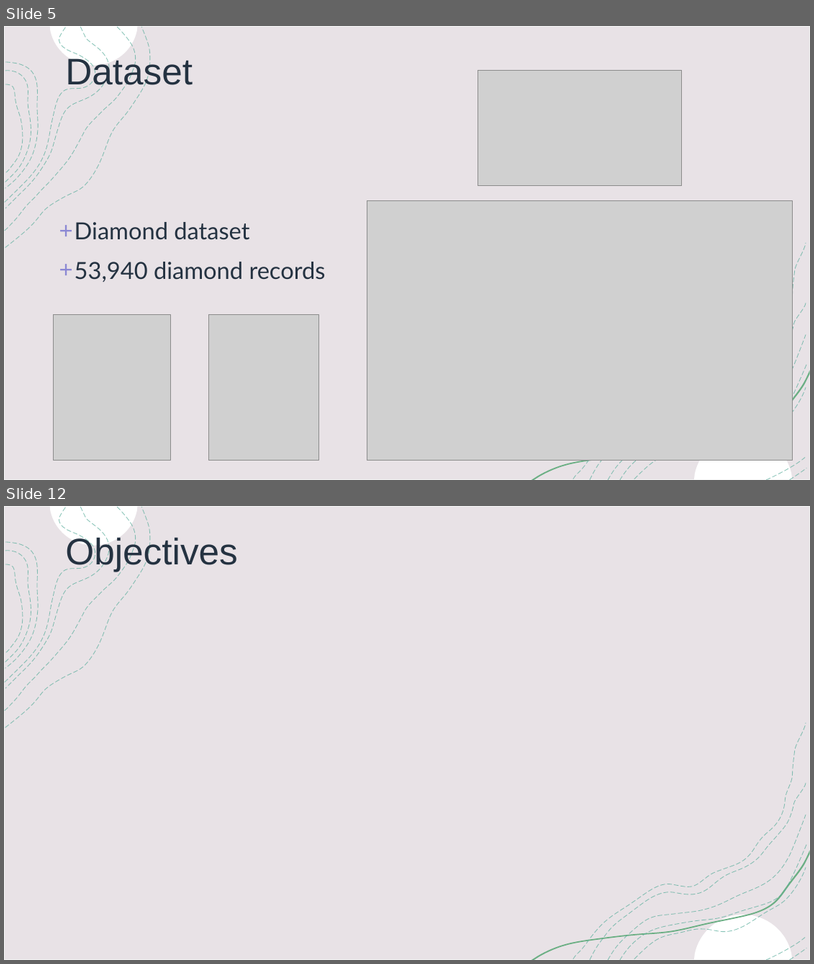
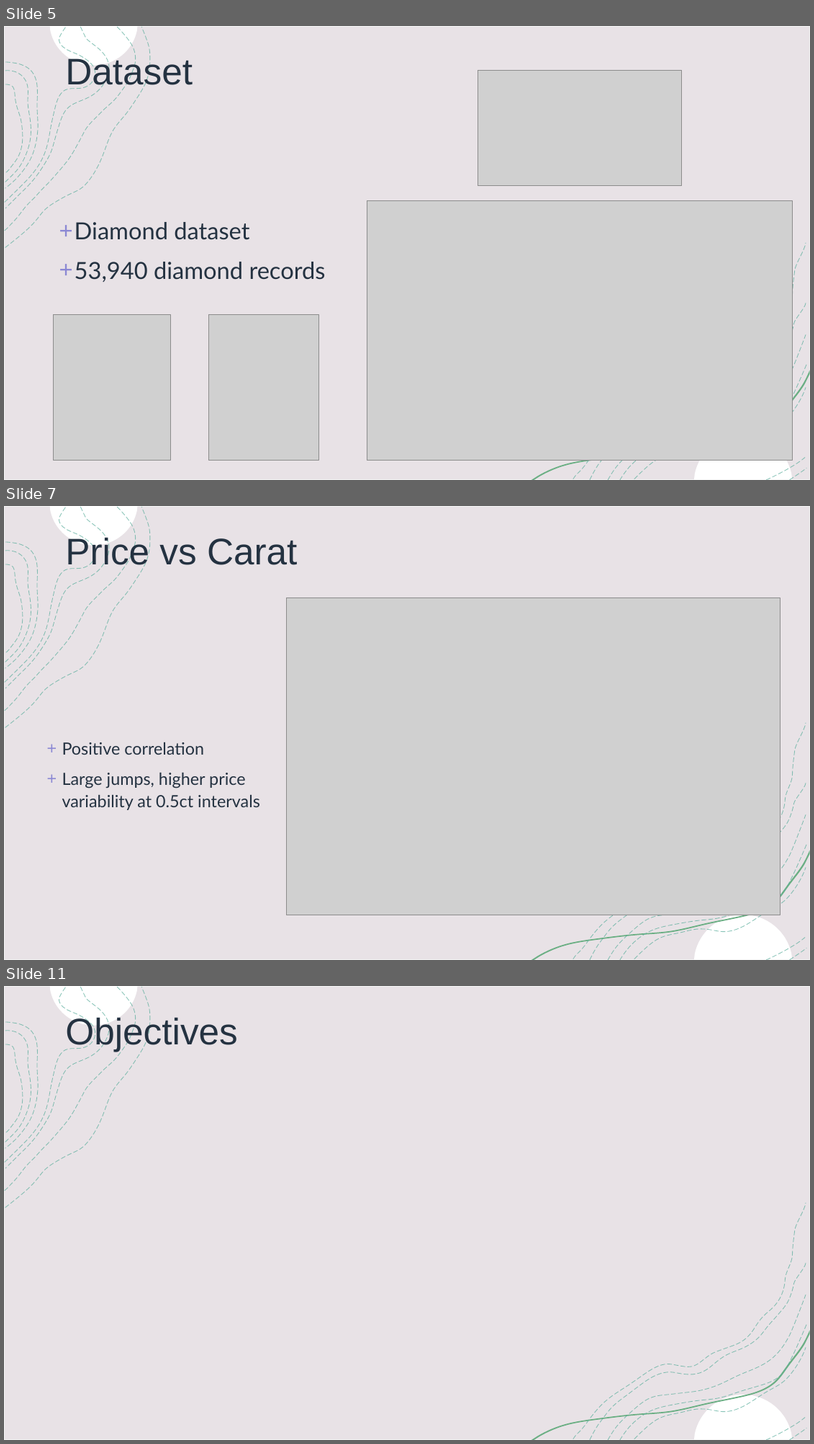
Before and after one commit to nnushart/Capstone3_DiamondPricePrediction, a slide deck: Documentation/DiamondPricePrediction.pptx. Shown one above the other, each under a label of ours: slides 5 and 12 before the commit, slides 5, 7 and 11 after it; the slides between them are not shown. The pictures are 814x964 and 814x1444 pixels, drawn with LibreOffice and Linux fonts; fonts in the diff are those of the drawing; grey boxes stand for pictures. Boxes give left, top, right and bottom in pixels: in the first picture for what was removed or moved away, otherwise in the second. Text is boxed around its words. In the diff, an @@ line names an element or a change of style, - is before the commit and + after.

```diff
--- a/Documentation/DiamondPricePrediction.pptx
+++ b/Documentation/DiamondPricePrediction.pptx
@@ slide 7 added at [4,506,810,960], background #FFFFFF; not listed: 18 template elements that a slide beside it also shows @@
@@ title added at [65,535,297,572], 44 pt, text #243241 @@
+Price vs Carat
@@ picture added at [287,597,781,914] @@
@@ text added at [62,742,260,810], 20 pt, text #243241 @@
++ Positive correlation
++ Large jumps, higher price variability at 0.5ct intervals
@@ what was slide 12 is now slide 11 @@
```
Also in this commit, not shown: 3 slides changed, 2 other slides added, 1 other file.
